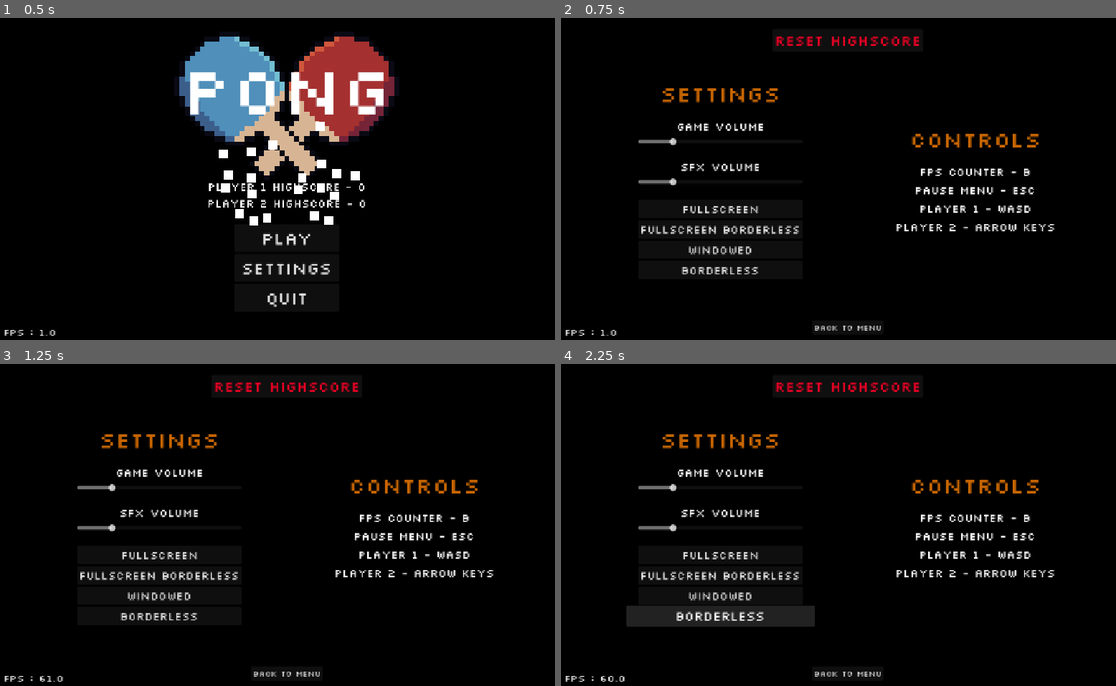
Above: before the commit, frames 1-4 (two rows, left to right).
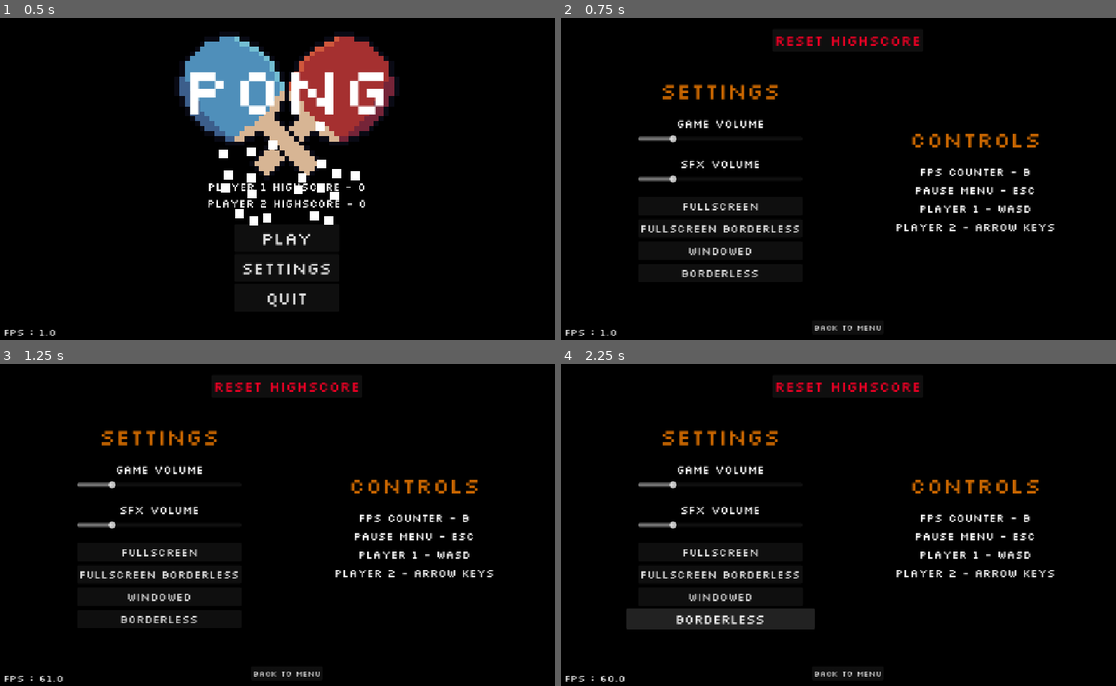
Above: after the commit, the same moments.

Repository: SlapMeLeft/Pong
Game: Godot game, scene res://Scenes/Main_Menu.tscn
Two runs of this game, one before a commit and one after it. Both use one fixed random seed, a clock stepped at 60 frames per second and the inputs below.
Inputs:
- Up to frame 1 (0.5 s): no input
- Up to frame 2 (0.75 s): click "Settings" at 0.5 s
- Up to frame 3 (1.25 s): no input
- Up to frame 4 (2.25 s): click "Windowed" at 1.25 s; click "Borderless" at 2 s

Frame 1 is identical in both runs. In frame 2, 2.2% of the frame differs, in the area x 13-43%, y 20-81%; in frame 3, 2.2%; in frame 4, 2.9%, in the area x 11-46%, y 20-83%.

Commit message:
Cleaned Settings UI

Diff:
--- a/Scenes/settings.tscn
+++ b/Scenes/settings.tscn
@@ -101,6 +101,9 @@
 text = "Fullscreen"
 script = ExtResource("4_rgw85")
 
+[node name="Control2" type="Control" parent="Settings" unique_id=13416332]
+layout_mode = 2
+
 [node name="fullscreen borderless" type="Button" parent="Settings" unique_id=1415187915]
 layout_mode = 2
 theme_override_fonts/font = ExtResource("2_aaqfp")
@@ -108,12 +111,18 @@
 text = "Fullscreen borderless"
 script = ExtResource("5_l7vst")
 
+[node name="Control3" type="Control" parent="Settings" unique_id=870590549]
+layout_mode = 2
+
 [node name="windowed" type="Button" parent="Settings" unique_id=1339076135]
 layout_mode = 2
 theme_override_fonts/font = ExtResource("2_aaqfp")
 theme_override_font_sizes/font_size = 22
 text = "Windowed"
 script = ExtResource("6_35cvv")
+
+[node name="Control4" type="Control" parent="Settings" unique_id=1457128160]
+layout_mode = 2
 
 [node name="borderless" type="Button" parent="Settings" unique_id=2107336114]
 layout_mode = 2
